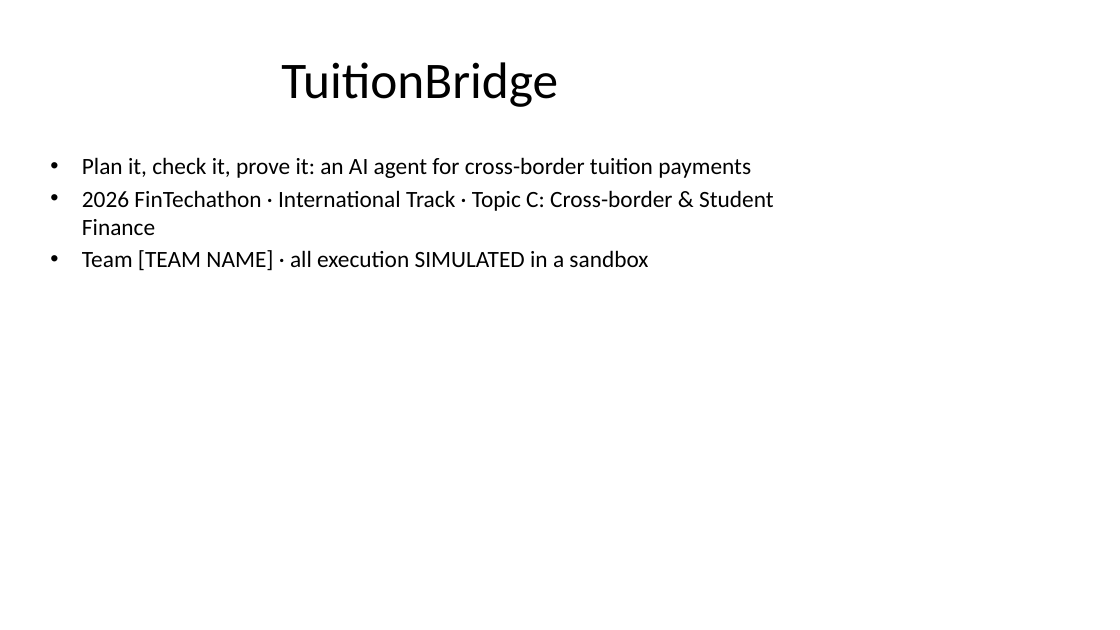
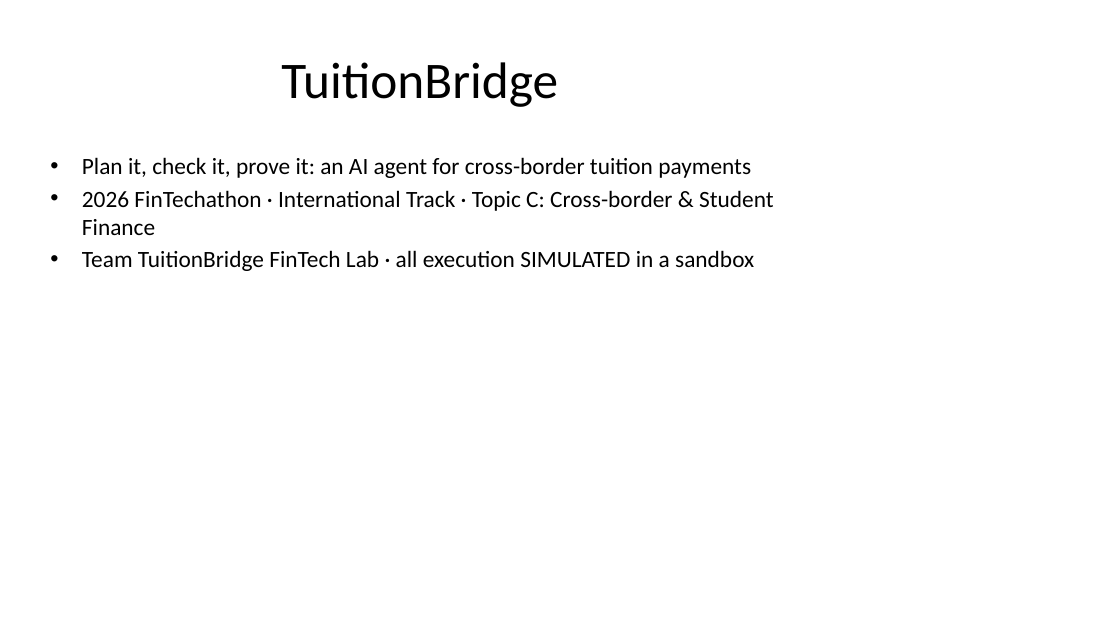
Before and after one commit to sleader3221-dot/tuitionbridge-fintechathon-2026, a slide deck: slide 1 of slides/PRESENTATION_DECK.pptx. Drawn at 1120x630 pixels with LibreOffice and Linux fonts; fonts in the diff are those of the drawing. Boxes give left, top, right and bottom in pixels: in the first picture for what was removed or moved away, otherwise in the second. Text is boxed around its words. In the diff, an @@ line names an element or a change of style, - is before the commit and + after.

Commit message:
Finalize team name and refreshed demo evidence

```diff
--- a/slides/PRESENTATION_DECK.pptx
+++ b/slides/PRESENTATION_DECK.pptx
@@ text at (82,250,754,271): text changed @@
-• Team [TEAM NAME] · all execution SIMULATED in a sandbox
+• Team TuitionBridge FinTech Lab · all execution SIMULATED in a sandbox
```
Also in this commit, not shown: 1 other slide changed, 12 other files.
